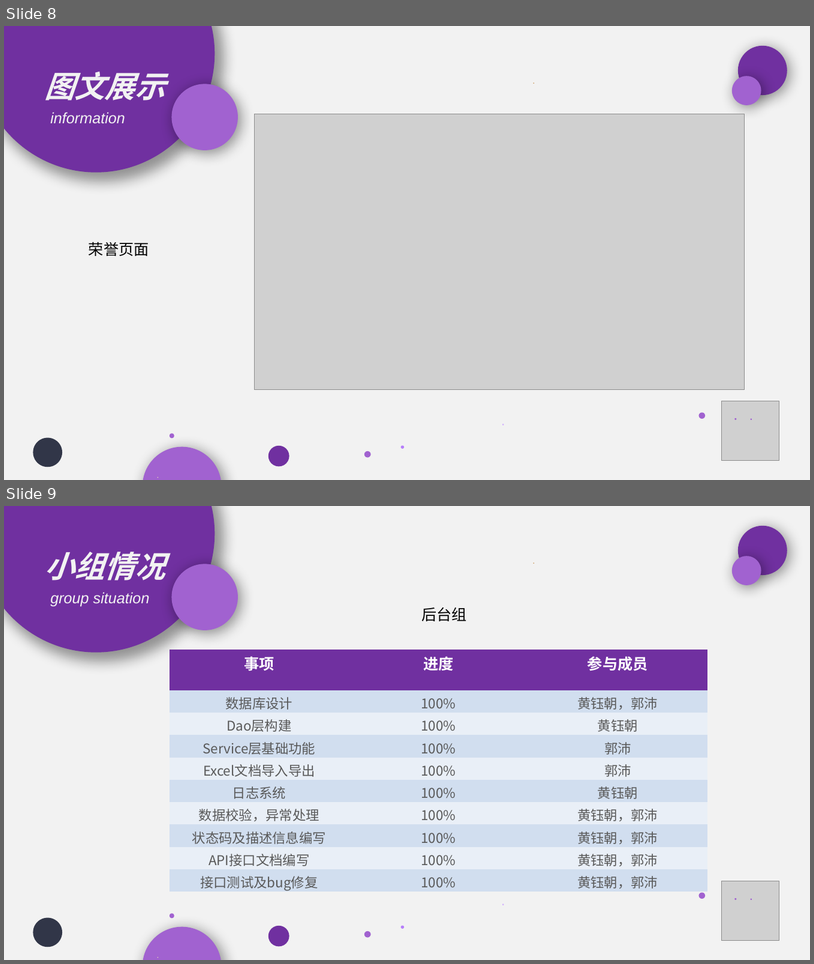
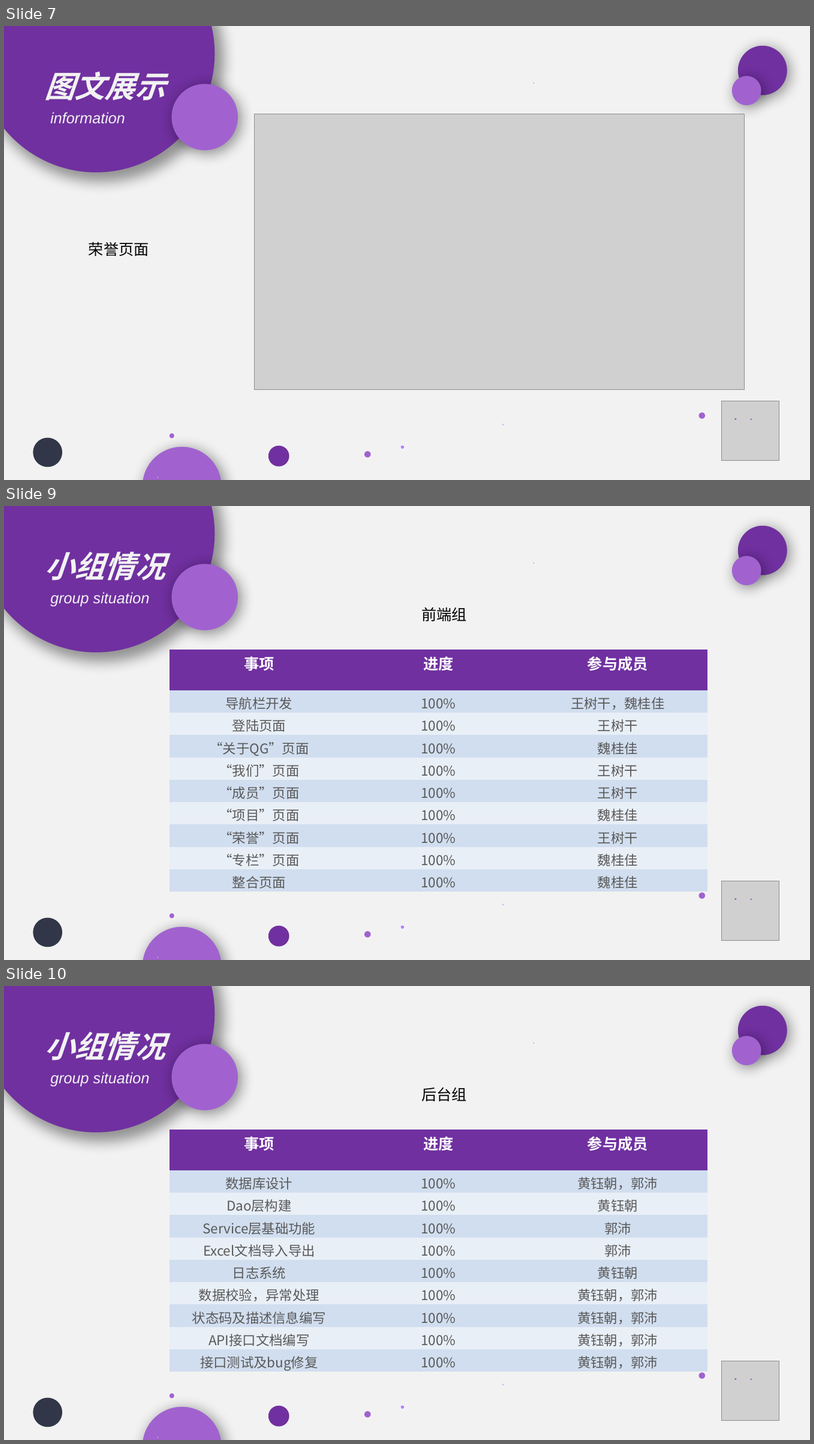
Before and after one commit to qg-studio/qgstudio, a slide deck: QG官网项目汇报.pptx. Shown one above the other, each under a label of ours: slides 8 and 9 before the commit, slides 7, 9 and 10 after it; the slides between them are not shown. The pictures are 814x964 and 814x1444 pixels, drawn with LibreOffice and Linux fonts; fonts in the diff are those of the drawing; grey boxes stand for pictures. Boxes give left, top, right and bottom in pixels: in the first picture for what was removed or moved away, otherwise in the second. Text is boxed around its words. In the diff, an @@ line names an element or a change of style, - is before the commit and + after.

```diff
--- a/QG官网项目汇报.pptx
+++ b/QG官网项目汇报.pptx
@@ slide 9 added at <box>4,506,810,960</box>, background #F2F2F2 @@
@@ ellipse added at <box>4,506,215,652</box>, fill #7030A0 @@
@@ title added at <box>44,552,165,580</box>, 36 pt, text #F2F2F2, bold, italic @@
+小组情况
@@ ellipse added at <box>171,564,238,631</box>, fill #A162D0 @@
@@ group added at <box>33,526,788,960</box>: 14 ellipses @@
@@ text added at <box>50,592,150,606</box>, 18 pt, text #F2F2F2, italic @@
+group situation
@@ text added at <box>422,607,467,621</box>, 18 pt, text #000000 @@
+前端组
@@ table added at <box>170,649,709,891</box>, 10 rows, 3 columns @@
+事项 | 进度 | 参与成员
+导航栏开发 | 100% | 王树干，魏桂佳
+登陆页面 | 100% | 王树干
+“关于QG”页面 | 100% | 魏桂佳
+“我们”页面 | 100% | 王树干
+“成员”页面 | 100% | 王树干
+“项目”页面 | 100% | 魏桂佳
+“荣誉”页面 | 100% | 王树干
+“专栏”页面 | 100% | 魏桂佳
+整合页面 | 100% | 魏桂佳
@@ picture added at <box>722,881,780,940</box> @@
@@ what was slide 8 is now slide 7 @@
@@ what was slide 9 is now slide 10 @@
```
Also in this commit, not shown: 1 other slide added.
